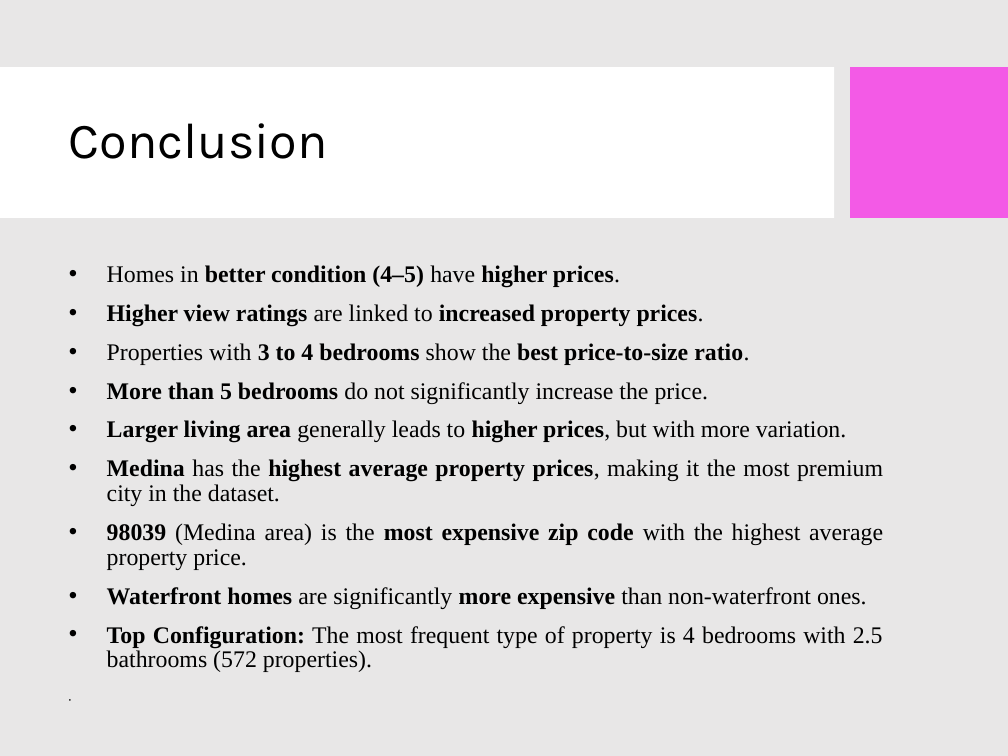
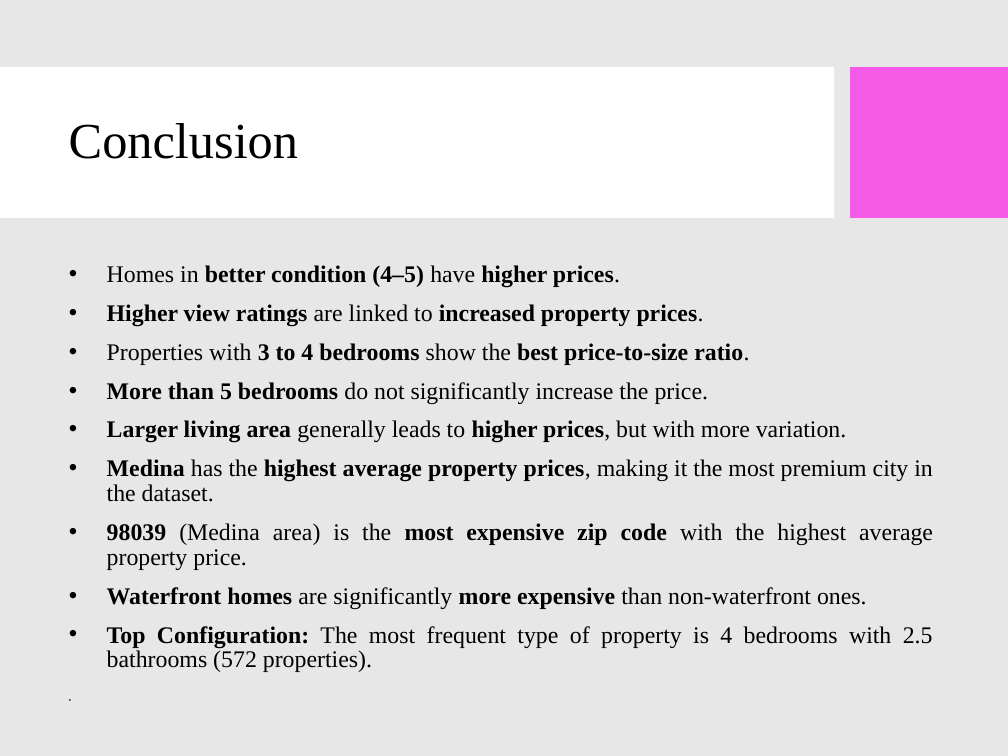
Before and after one commit to Krishna-S-2004/Python-RE, a slide deck: slide 15 of Krishna Housing_EDA_Presentation.pptx. Drawn at 1008x756 pixels with LibreOffice and Linux fonts; fonts in the diff are those of the drawing; background and template pictures are left out. Boxes give left, top, right and bottom in pixels: in the first picture for what was removed or moved away, otherwise in the second. Text is boxed around its words. In the diff, an @@ line names an element or a change of style, - is before the commit and + after.

```diff
--- a/Krishna Housing_EDA_Presentation.pptx
+++ b/Krishna Housing_EDA_Presentation.pptx
@@ title "Conclusion" at [69, 123, 298, 159]: font Karla to Times New Roman @@
@@ text "Homes in better condition (4–5) ..." rewrapped from [107, 265, 883, 668] to [107, 265, 933, 672] @@
```
Also in this commit, not shown: 15 other slides changed.
